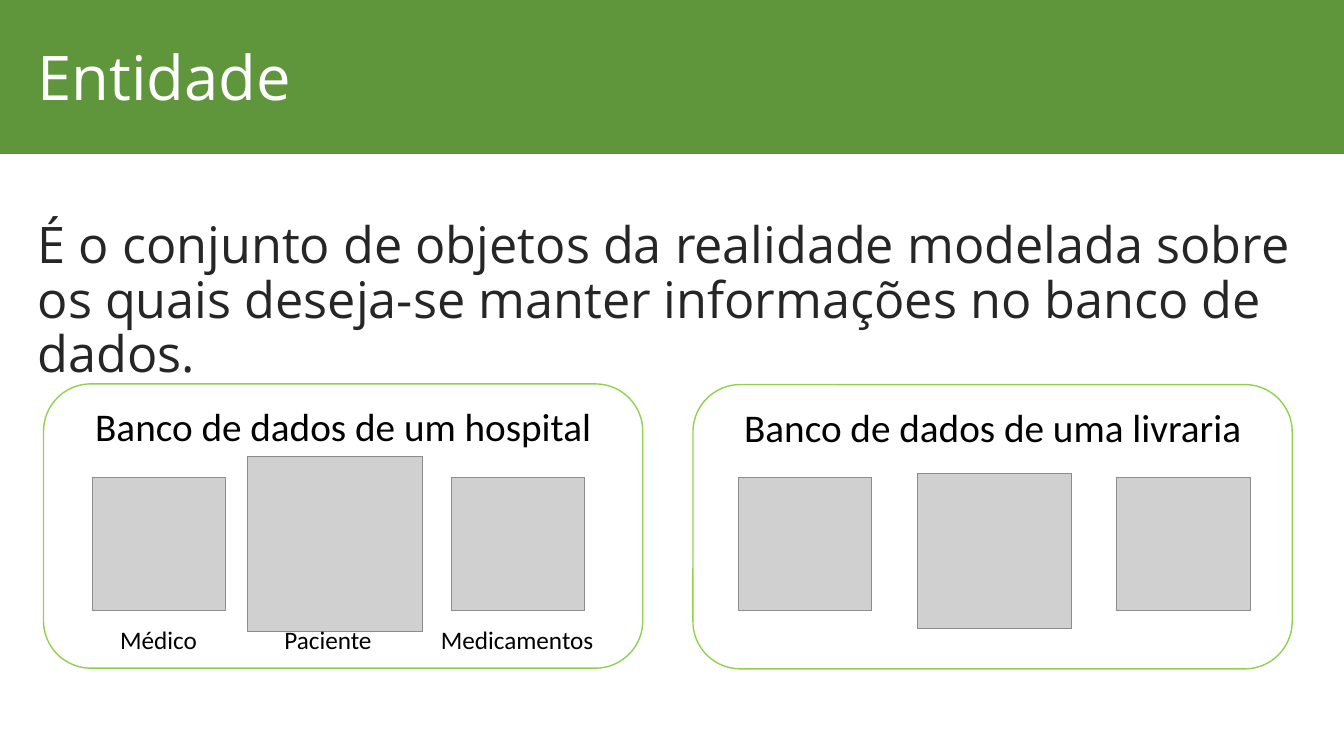
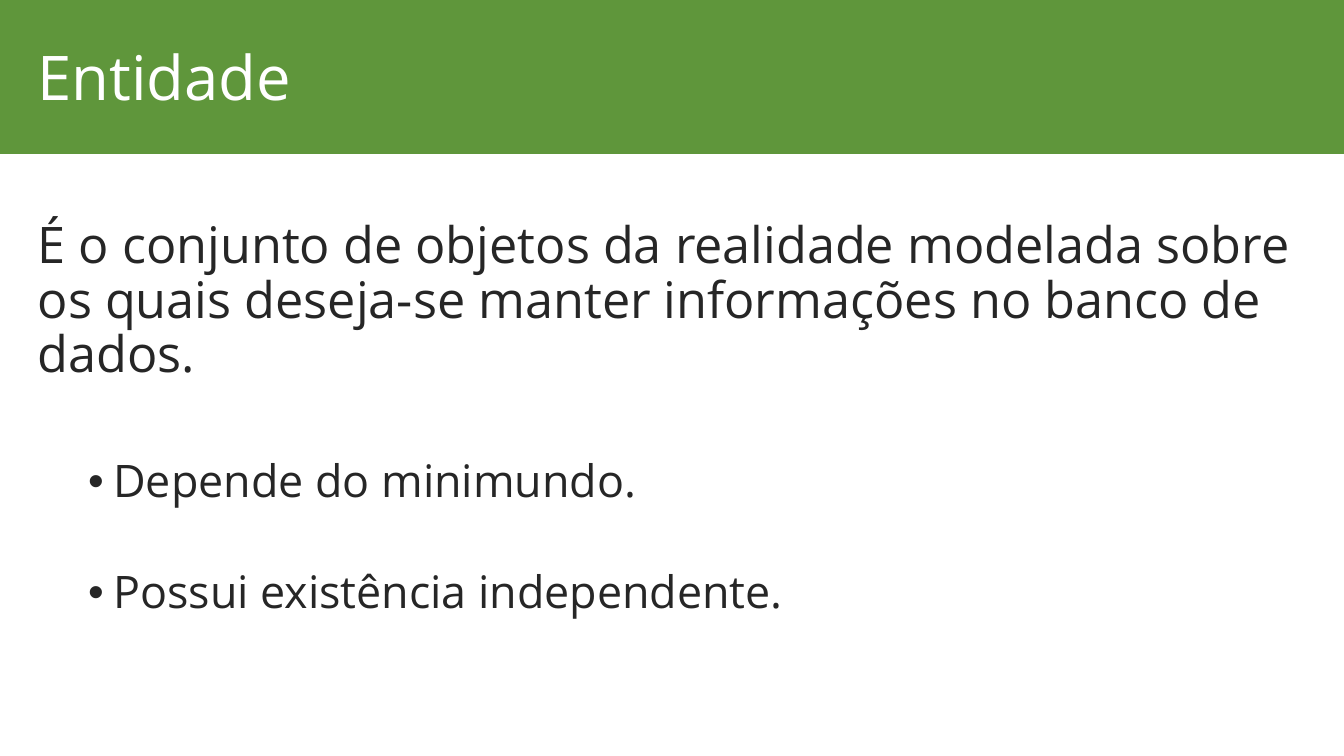
Before and after one commit to lucassoaresaraujo/aulas, a slide deck: slide 18 of Banco de Dados/Banco de Dados.pptx. Drawn at 1344x756 pixels with LibreOffice and Linux fonts; fonts in the diff are those of the drawing; grey boxes stand for pictures; background and template pictures are left out. Boxes give left, top, right and bottom in pixels: in the first picture for what was removed or moved away, otherwise in the second. Text is boxed around its words. In the diff, an @@ line names an element or a change of style, - is before the commit and + after.

Commit message:
Entidade e DER entidade

```diff
--- a/Banco de Dados/Banco de Dados.pptx
+++ b/Banco de Dados/Banco de Dados.pptx
@@ rounded rectangle removed at [43,384,643,668] @@
-Banco de dados de um hospital
@@ rounded rectangle removed at [694,385,1294,669] @@
-Banco de dados de uma livraria
@@ picture removed at [93,478,226,611] @@
@@ text at [113,463,782,619]: paragraphs added @@
+  • Depende do minimundo.
+  • Possui existência independente.
@@ picture removed at [248,457,423,632] @@
@@ picture removed at [452,478,585,611] @@
@@ picture removed at [739,477,872,610] @@
@@ picture removed at [918,474,1072,628] @@
@@ picture removed at [1117,477,1250,610] @@
@@ text removed at [284,628,371,649] @@
-Paciente
@@ text removed at [120,631,197,649] @@
-Médico
@@ text removed at [441,631,594,649] @@
-Medicamentos
```
Also in this commit, not shown: 3 other slides changed, 5 slides added, 1 slide removed.
